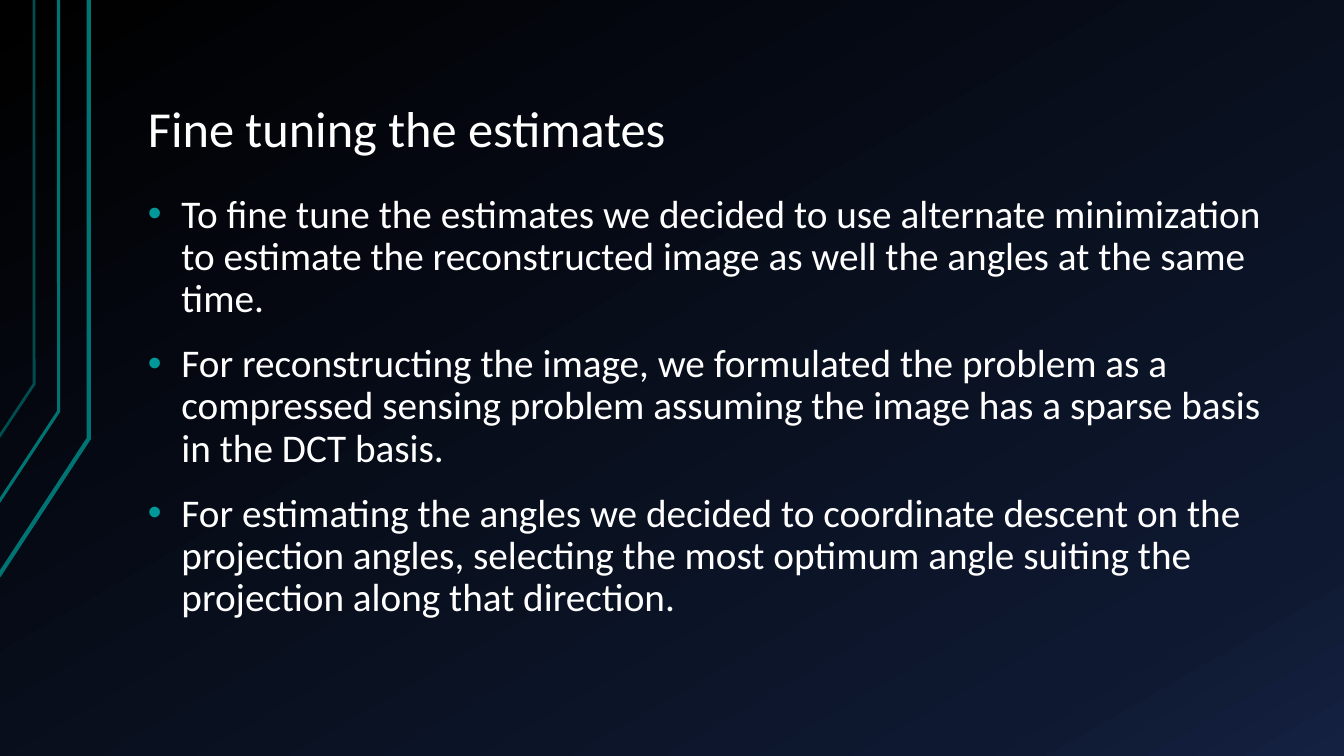
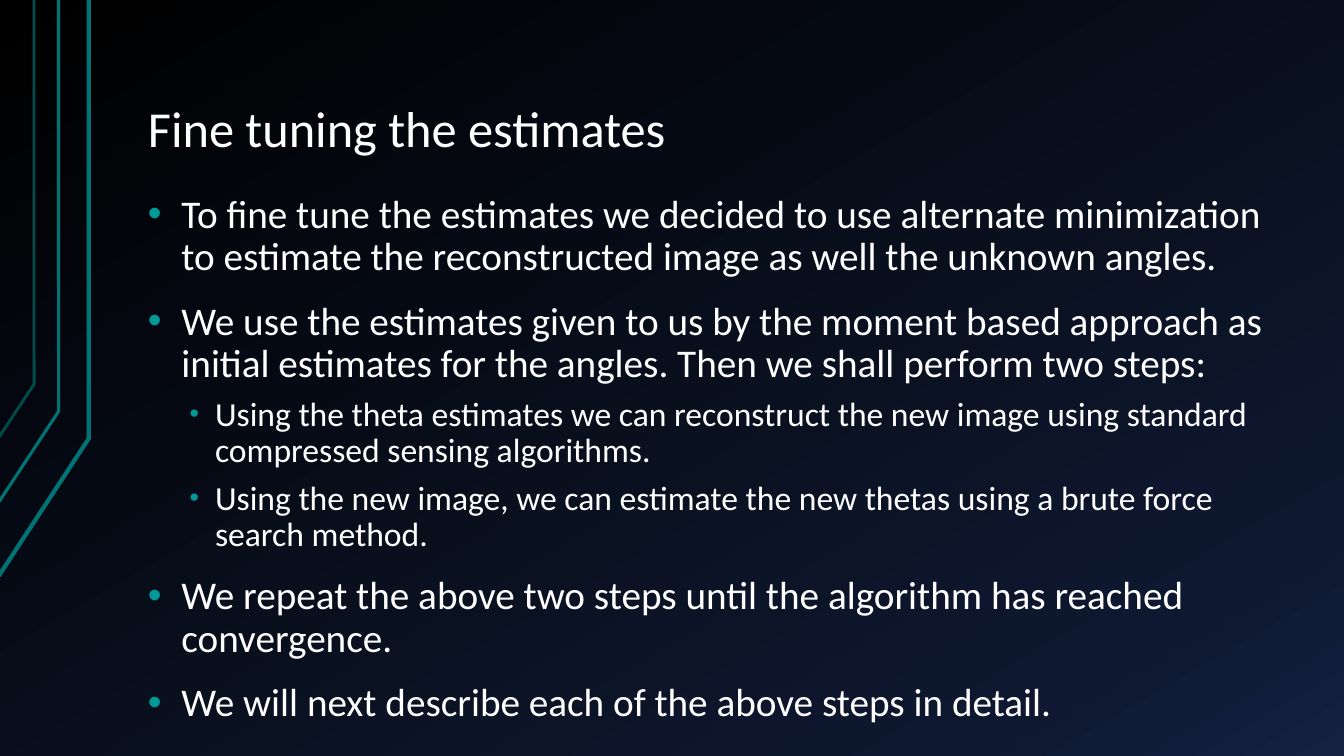
Before and after one commit to arunabh98/Noise-and-Outlier-Resistant-Tomographic-Reconstruction-under-Unknown-Viewing-Parameters, a slide deck: slide 6 of results/RnD Presentation.pptx (slide 4 before the commit). Drawn at 1344x756 pixels with LibreOffice and Linux fonts; fonts in the diff are those of the drawing. Boxes give left, top, right and bottom in pixels: in the first picture for what was removed or moved away, otherwise in the second. Text is boxed around its words. In the diff, an @@ line names an element or a change of style, - is before the commit and + after.

```diff
--- a/results/RnD Presentation.pptx
+++ b/results/RnD Presentation.pptx
@@ text at (181, 200, 1262, 723): text changed @@
-• To fine tune the estimates we decided to use alternate minimization to estimate the reconstructed image as well the angles at the same time.
-• For reconstructing the image, we formulated the problem as a compressed sensing problem assuming the image has a sparse basis in the DCT basis.
-• For estimating the angles we decided to coordinate descent on the projection angles, selecting the most optimum angle suiting the projection along that direction.
+• To fine tune the estimates we decided to use alternate minimization to estimate the reconstructed image as well the unknown angles.
+• We use the estimates given to us by the moment based approach as initial estimates for the angles. Then we shall perform two steps:
+  • Using the theta estimates we can reconstruct the new image using standard compressed sensing algorithms.
+  • Using the new image, we can estimate the new thetas using a brute force search method.
+• We repeat the above two steps until the algorithm has reached convergence.
+• We will next describe each of the above steps in detail.
```
Also in this commit, not shown: 8 other slides changed, 9 slides added, 1 slide removed, 11 other files.
